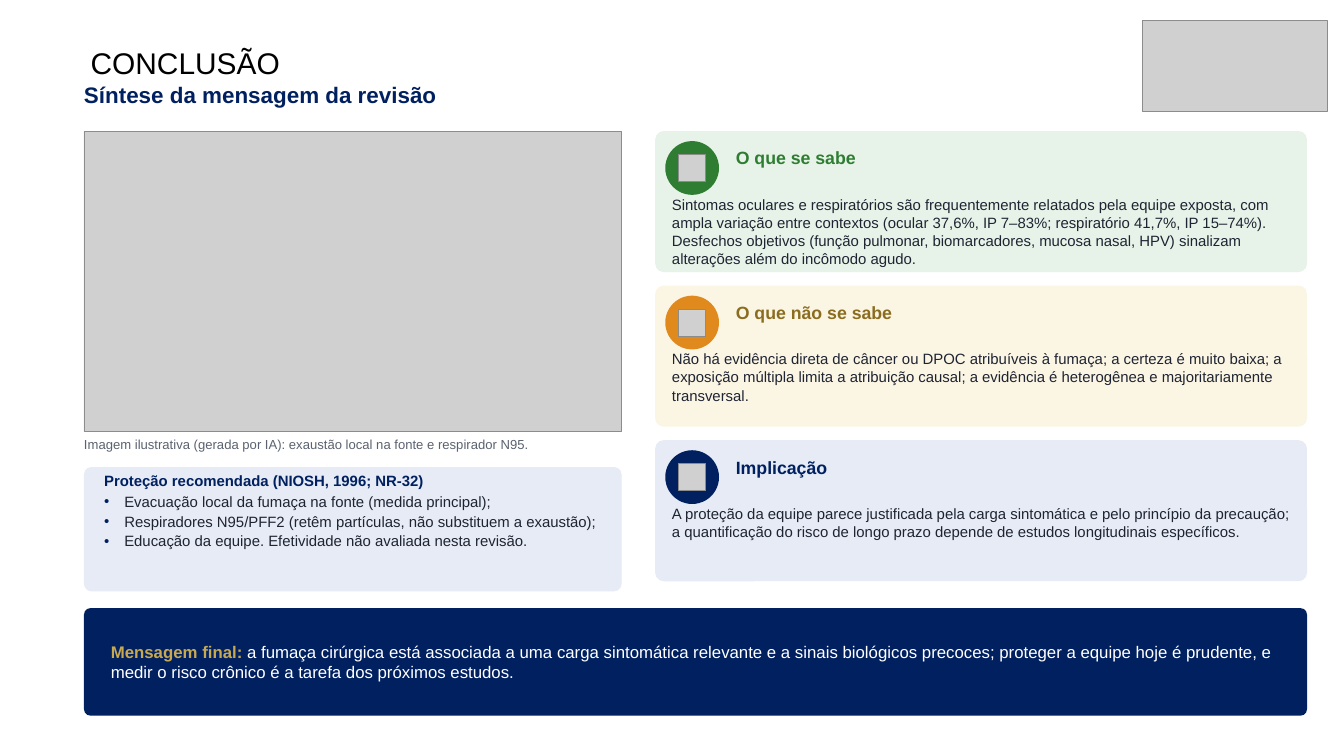
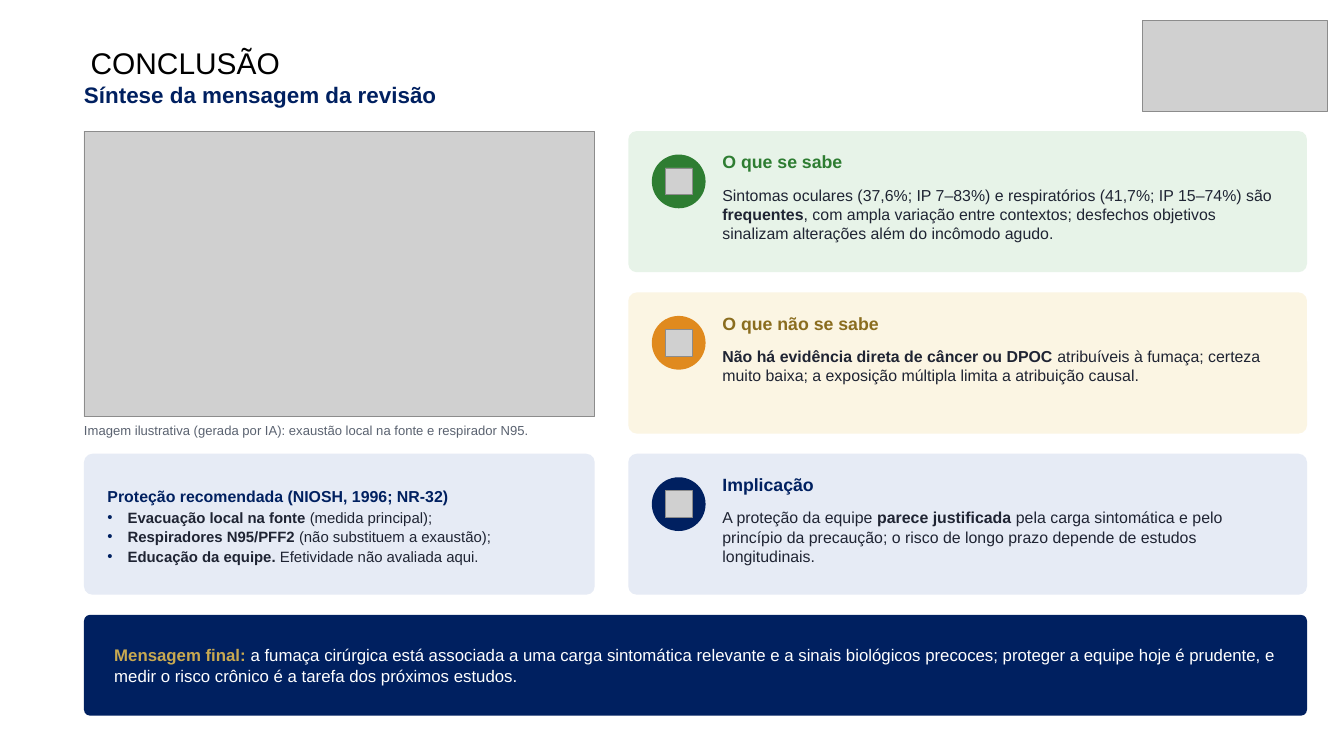
Before and after one commit to ravibuzz/IC-fumaca, a slide deck: slide 17 of apresentacao/SEMICA_Fumaca_Cirurgica_Baccaro.pptx (slide 16 before the commit). Drawn at 1344x756 pixels with LibreOffice and Linux fonts; fonts in the diff are those of the drawing; grey boxes stand for pictures; background and template pictures are left out. Boxes give left, top, right and bottom in pixels: in the first picture for what was removed or moved away, otherwise in the second. Text is boxed around its words. In the diff, an @@ line names an element or a change of style, - is before the commit and + after.

```diff
--- a/apresentacao/SEMICA_Fumaca_Cirurgica_Baccaro.pptx
+++ b/apresentacao/SEMICA_Fumaca_Cirurgica_Baccaro.pptx
@@ picture resized from (x1=84, y1=131, x2=622, y2=432) to (x1=84, y1=131, x2=595, y2=417) @@
@@ rounded rectangle resized from (x1=655, y1=131, x2=1307, y2=272) to (x1=628, y1=131, x2=1307, y2=272) @@
@@ ellipse moved from (x1=665, y1=141, x2=719, y2=195) to (x1=652, y1=155, x2=706, y2=208) @@
@@ picture moved from (x1=679, y1=155, x2=706, y2=181) to (x1=665, y1=168, x2=692, y2=195) @@
@@ text "O que se sabe" moved from (x1=736, y1=151, x2=855, y2=168) to (x1=722, y1=155, x2=842, y2=172) @@
@@ text at (x1=722, y1=189, x2=1272, y2=243): text changed; size 16 to 17 pt @@
-Sintomas oculares e respiratórios são frequentemente relatados pela equipe exposta, com ampla variação entre contextos (ocular 37,6%, IP 7–83%; respiratório 41,7%, IP 15–74%). Desfechos objetivos (função pulmonar, biomarcadores, mucosa nasal, HPV) sinalizam alterações além do incômodo agudo.
+Sintomas oculares (37,6%; IP 7–83%) e respiratórios (41,7%; IP 15–74%) são frequentes, com ampla variação entre contextos; desfechos objetivos sinalizam alterações além do incômodo agudo.
@@ rounded rectangle resized from (x1=655, y1=286, x2=1307, y2=427) to (x1=628, y1=292, x2=1307, y2=433) @@
@@ ellipse moved from (x1=665, y1=296, x2=719, y2=349) to (x1=652, y1=316, x2=706, y2=370) @@
@@ picture moved from (x1=679, y1=309, x2=706, y2=336) to (x1=665, y1=329, x2=692, y2=356) @@
@@ text "O que não se sabe" moved from (x1=736, y1=306, x2=892, y2=323) to (x1=722, y1=317, x2=878, y2=334) @@
@@ text at (x1=722, y1=350, x2=1260, y2=385): text changed; size 16 to 17 pt @@
-Não há evidência direta de câncer ou DPOC atribuíveis à fumaça; a certeza é muito baixa; a exposição múltipla limita a atribuição causal; a evidência é heterogênea e majoritariamente transversal.
+Não há evidência direta de câncer ou DPOC atribuíveis à fumaça; certeza muito baixa; a exposição múltipla limita a atribuição causal.
@@ text "Imagem ilustrativa (gerada por IA): ..." moved from (x1=84, y1=439, x2=529, y2=452) to (x1=84, y1=425, x2=529, y2=438) @@
@@ rounded rectangle resized from (x1=84, y1=467, x2=622, y2=591) to (x1=84, y1=454, x2=595, y2=595) @@
@@ text "Proteção recomendada (NIOSH, 1996; NR-32)" at (x1=107, y1=490, x2=491, y2=565): vertical alignment top to middle @@
@@ rounded rectangle resized from (x1=655, y1=440, x2=1307, y2=581) to (x1=628, y1=454, x2=1307, y2=595) @@
@@ ellipse moved from (x1=665, y1=450, x2=719, y2=504) to (x1=652, y1=477, x2=706, y2=531) @@
@@ vertical alignment middle to top in 3 elements at (x1=722, y1=155, x2=842, y2=172), (x1=722, y1=317, x2=878, y2=334), (x1=722, y1=478, x2=813, y2=495) @@
@@ text "Implicação" moved from (x1=736, y1=461, x2=827, y2=478) to (x1=722, y1=478, x2=813, y2=495) @@
@@ text at (x1=107, y1=490, x2=448, y2=506): size 16 to 17 pt in "Proteção recomendada (NIOSH, 1996; NR-32)" @@
@@ picture moved from (x1=679, y1=464, x2=706, y2=491) to (x1=665, y1=491, x2=692, y2=517) @@
@@ text at (x1=128, y1=512, x2=491, y2=565): text changed @@
-• Evacuação local da fumaça na fonte (medida principal);
-• Respiradores N95/PFF2 (retêm partículas, não substituem a exaustão);
-• Educação da equipe. Efetividade não avaliada nesta revisão.
+• Evacuação local na fonte (medida principal);
+• Respiradores N95/PFF2 (não substituem a exaustão);
+• Educação da equipe. Efetividade não avaliada aqui.
@@ text at (x1=722, y1=511, x2=1222, y2=566): text changed; size 16 to 17 pt @@
-A proteção da equipe parece justificada pela carga sintomática e pelo princípio da precaução; a quantificação do risco de longo prazo depende de estudos longitudinais específicos.
+A proteção da equipe parece justificada pela carga sintomática e pelo princípio da precaução; o risco de longo prazo depende de estudos longitudinais.
@@ rounded rectangle resized from (x1=84, y1=608, x2=1307, y2=716) to (x1=84, y1=615, x2=1307, y2=716) @@
@@ text "Mensagem final: a fumaça cirúrgica ..." moved from (x1=111, y1=645, x2=1271, y2=682) to (x1=114, y1=648, x2=1274, y2=686) @@
```
Also in this commit, not shown: 18 other slides changed, 1 slide added, 26 other files.
